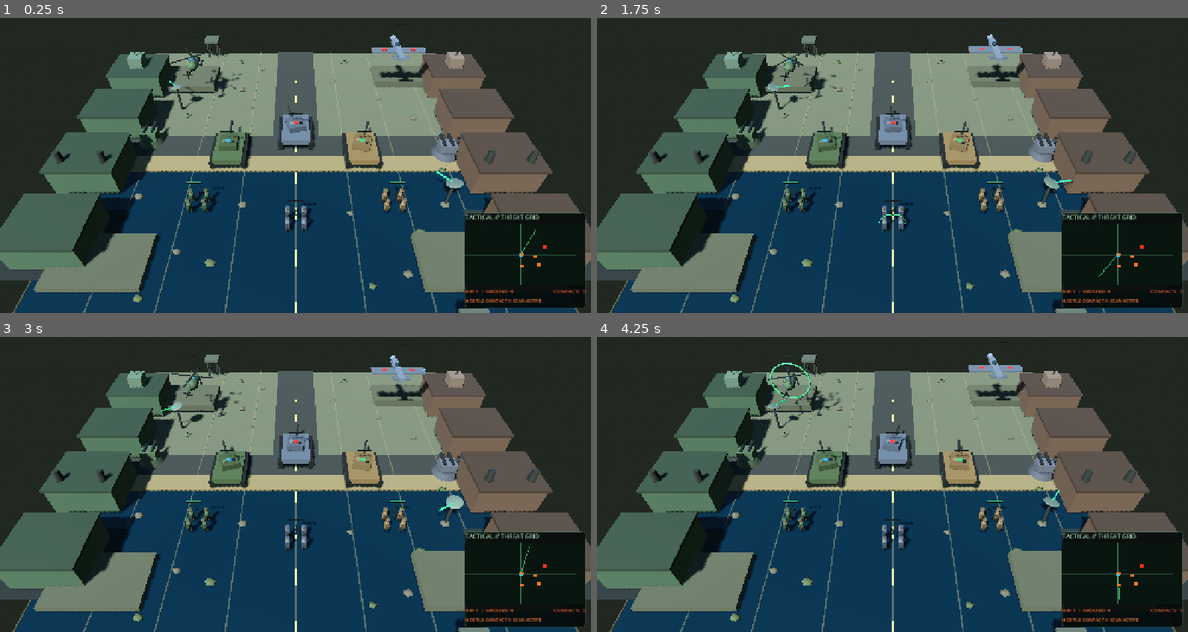
Above: before the commit, frames 1-4 (two rows, left to right).
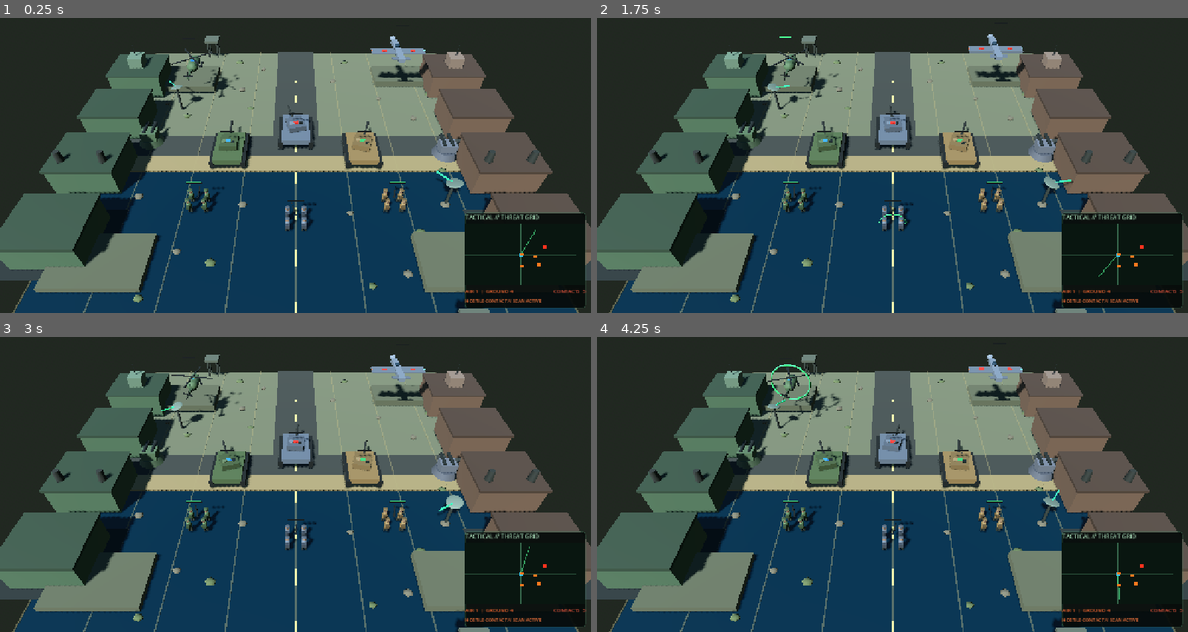
Above: after the commit, the same moments.

Repository: Jamalalbaroty/storm-generals-mobil
Game: Godot game, scene res://prototype_3d/battlefield_3d.tscn
Same seed, same stepped clock (60 frames per second), same inputs: the game is played once before the commit and once after it. This scene is started directly instead of the project's main scene.
Inputs (mouse positions are in pixels of both pictures, inside the frame that each line leads up to):
- Up to frame 1 (0.25 s): no input
- Up to frame 2 (1.75 s): move the mouse to (862, 212) at 0.52 s; click (862, 212) at 0.67 s; drag from (1069, 197) to (862, 212) at 1.27 s
- Up to frame 3 (3 s): move the mouse to (118, 416) at 2.02 s; click (118, 416) at 2.17 s; drag from (325, 466) to (118, 416) at 2.77 s
- Up to frame 4 (4.25 s): move the mouse to (803, 384) at 3.52 s; click (803, 384) at 3.67 s

The runs differ from the first frame. In frame 1, 0.4% of the frame differs, in the area x 29-73%, y 5-27%; in frame 2, 0.3%; in frame 3, 0.3%; in frame 4, 0.6%, in the area x 28-73%, y 5-27%.

Commit message:
Add clear four-point tactical destination reticle

Diff:
--- a/prototype_3d/battlefield_3d.gd
+++ b/prototype_3d/battlefield_3d.gd
@@ -2210,8 +2210,28 @@
 	order_marker.mesh = marker_mesh
 	order_marker.position.y = 0.04
 	order_marker.material_override = _make_armour_material(Color(0.92, 0.76, 0.25))
+	add_child(order_marker)
+	var reticle_material := _make_armour_material(Color(1.0, 0.84, 0.32))
+	for reticle_index in range(4):
+		var reticle_tick := MeshInstance3D.new()
+		reticle_tick.name = "DestinationReticle%d" % reticle_index
+		var tick_mesh := BoxMesh.new()
+		tick_mesh.size = Vector3(0.34, 0.045, 0.075)
+		reticle_tick.mesh = tick_mesh
+		reticle_tick.material_override = reticle_material
+		match reticle_index:
+			0:
+				reticle_tick.position = Vector3(0.66, 0.075, 0.0)
+				reticle_tick.rotation.y = PI * 0.5
+			1:
+				reticle_tick.position = Vector3(-0.66, 0.075, 0.0)
+				reticle_tick.rotation.y = PI * 0.5
+			2:
+				reticle_tick.position = Vector3(0.0, 0.075, 0.66)
+			3:
+				reticle_tick.position = Vector3(0.0, 0.075, -0.66)
+		order_marker.add_child(reticle_tick)
 	order_marker.visible = false
-	add_child(order_marker)
 
 func _set_live_selection(units_to_select: Array[Node3D]) -> void:
 	selected_live_units.clear()
